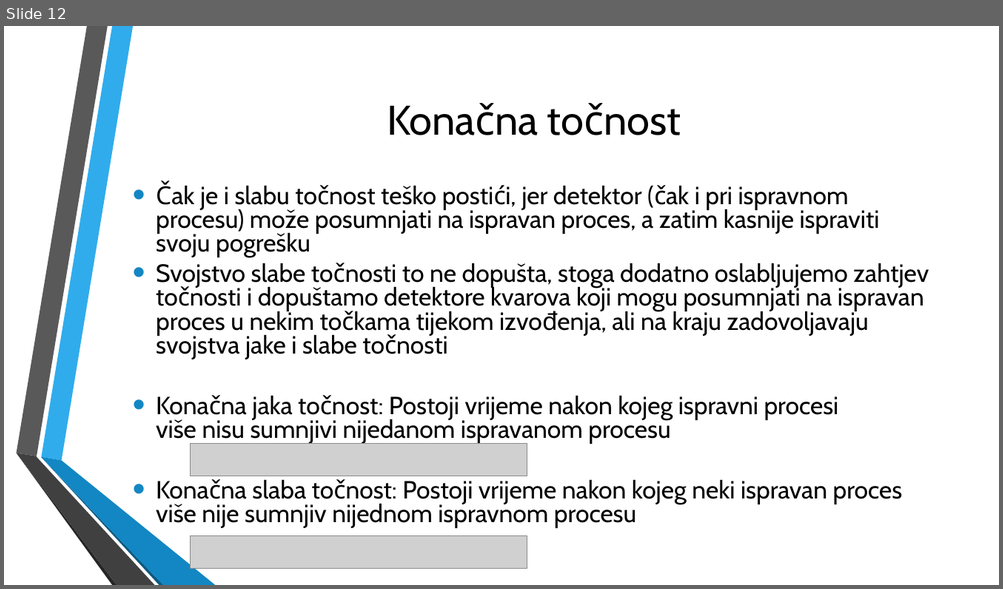
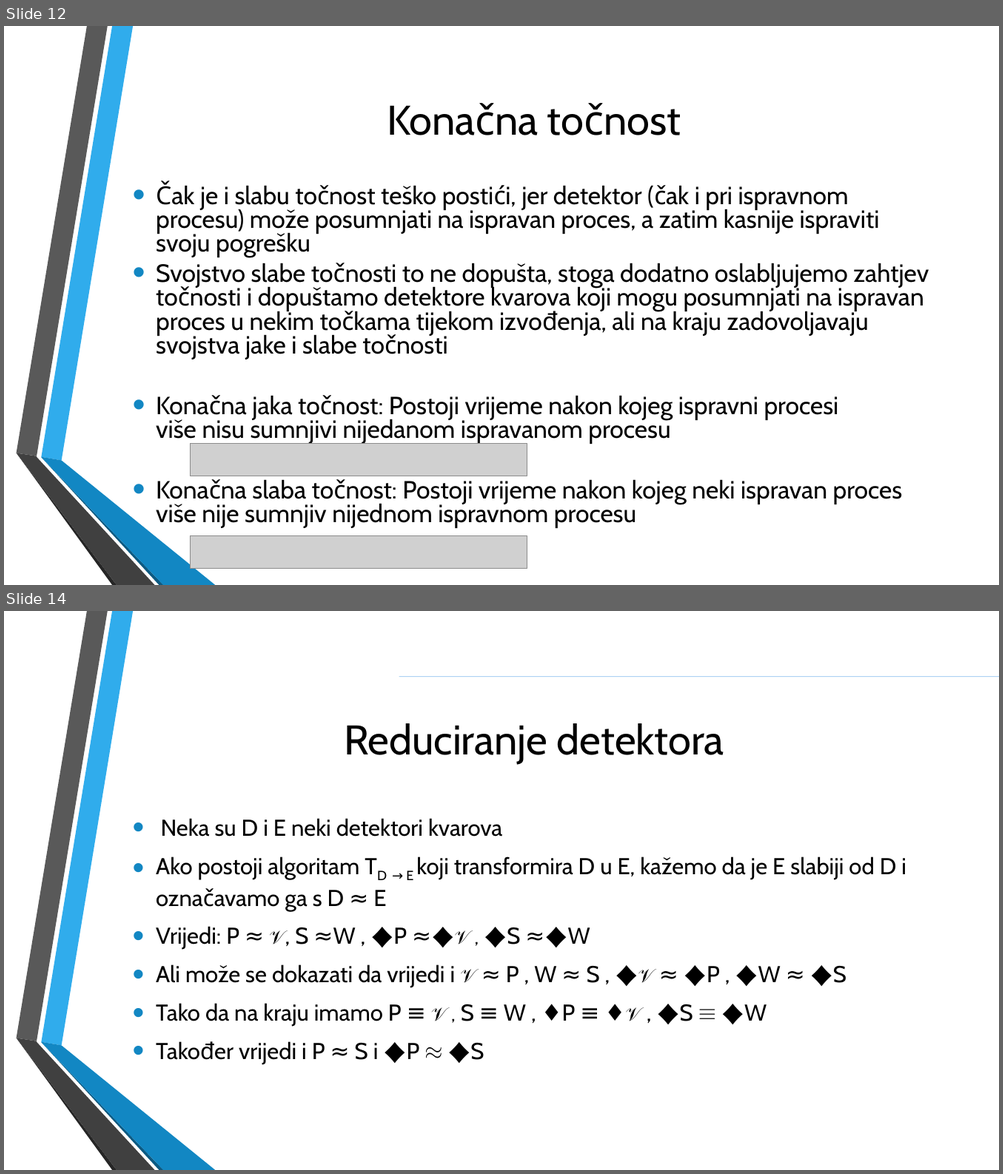
Before and after one commit to VidJoha/Distribuirani, a slide deck: Distribuirani procesi(1).pptx. Shown one above the other, each under a label of ours: slide 12 before the commit, slides 12 and 14 after it; the slides between them are not shown. The pictures are 1003x589 and 1003x1174 pixels, drawn with LibreOffice and Linux fonts; fonts in the diff are those of the drawing; grey boxes stand for pictures; background and template pictures are left out. Boxes give left, top, right and bottom in pixels: in the first picture for what was removed or moved away, otherwise in the second. Text is boxed around its words. In the diff, an @@ line names an element or a change of style, - is before the commit and + after.

Commit message:
Objašnjene klase detektora, mislim da je prezentacija gotova

```diff
--- a/Distribuirani procesi(1).pptx
+++ b/Distribuirani procesi(1).pptx
@@ slide 14 added at (4, 611, 999, 1170), background picture (left out); not listed: 6 template elements that a slide beside it also shows @@
@@ line added from (399, 677) to (999, 678), #AED2F4 0.75 pt @@
@@ title added at (344, 723, 724, 764), 40 pt, text #000000 @@
+Reduciranje detektora
@@ text added at (156, 818, 906, 1065), 22.2 pt, text #000000 @@
+• Neka su D i E neki detektori kvarova
+• Ako postoji algoritam TD → E koji transformira D u E, kažemo da je E slabiji od D i označavamo ga s D ≈ E
+• Vrijedi: P ≈ 𝒱, S ≈W , ♦P ≈♦𝒱 , ♦S ≈♦W
+• Ali može se dokazati da vrijedi i 𝒱 ≈ P , W ≈ S , ♦𝒱 ≈ ♦P , ♦W ≈ ♦S
+• Tako da na kraju imamo P ≡ 𝒱 , S ≡ W , ♦P ≡ ♦𝒱 , ♦S ≡ ♦W
+• Također vrijedi i P ≈ S i ♦P ≈ ♦S
```
Also in this commit, not shown: 3 other slides added.
